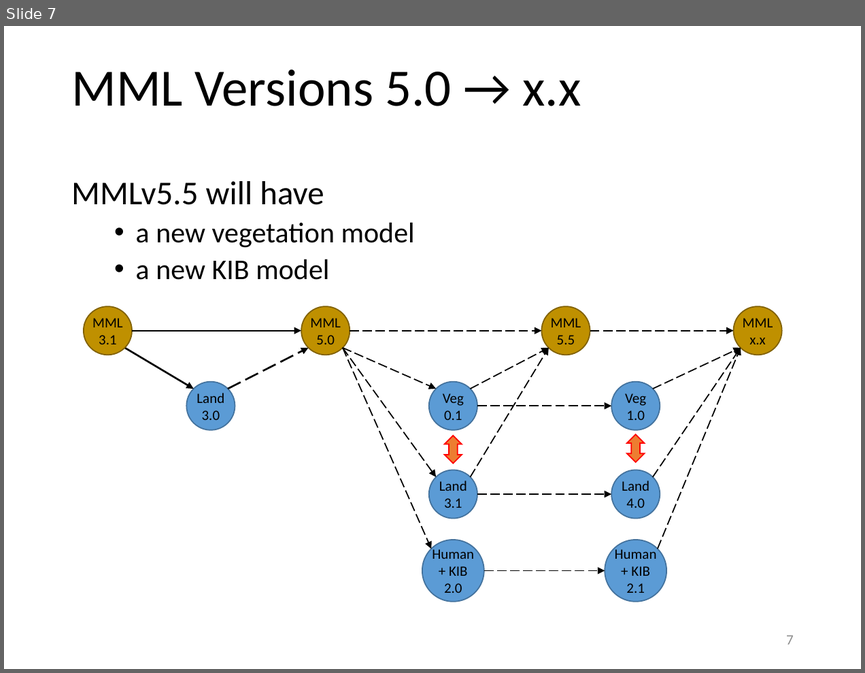
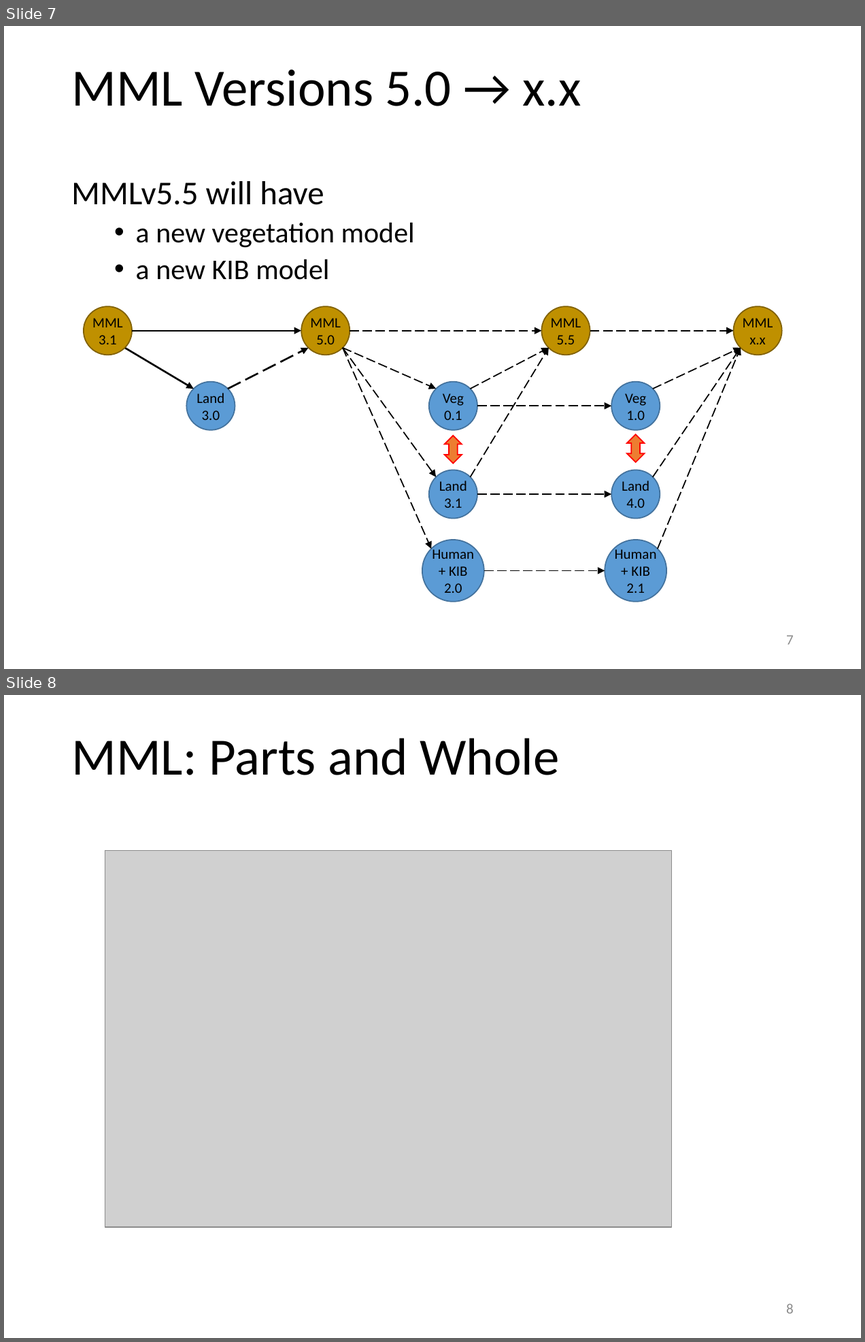
Before and after one commit to waboyd/MMLVersionChart, a slide deck: MDH.pptx. Shown one above the other, each under a label of ours: slide 7 before the commit, slides 7 and 8 after it. The pictures are 865x673 and 865x1342 pixels, drawn with LibreOffice and Linux fonts; fonts in the diff are those of the drawing; grey boxes stand for pictures. Boxes give left, top, right and bottom in pixels: in the first picture for what was removed or moved away, otherwise in the second. Text is boxed around its words. In the diff, an @@ line names an element or a change of style, - is before the commit and + after.

Commit message:
Updated Slide #5 and added Slide #8.

```diff
--- a/MDH.pptx
+++ b/MDH.pptx
@@ slide 8 added at <box>4,695,861,1338</box>, background #FFFFFF @@
@@ title added at <box>71,738,559,775</box>, 44 pt, text #000000 @@
+MML: Parts and Whole
@@ picture added at <box>105,850,672,1226</box> @@
@@ page number added at <box>786,1304,793,1313</box>, 12 pt, text #8C8C8C @@
+8
```
Also in this commit, not shown: 1 slide changed.
